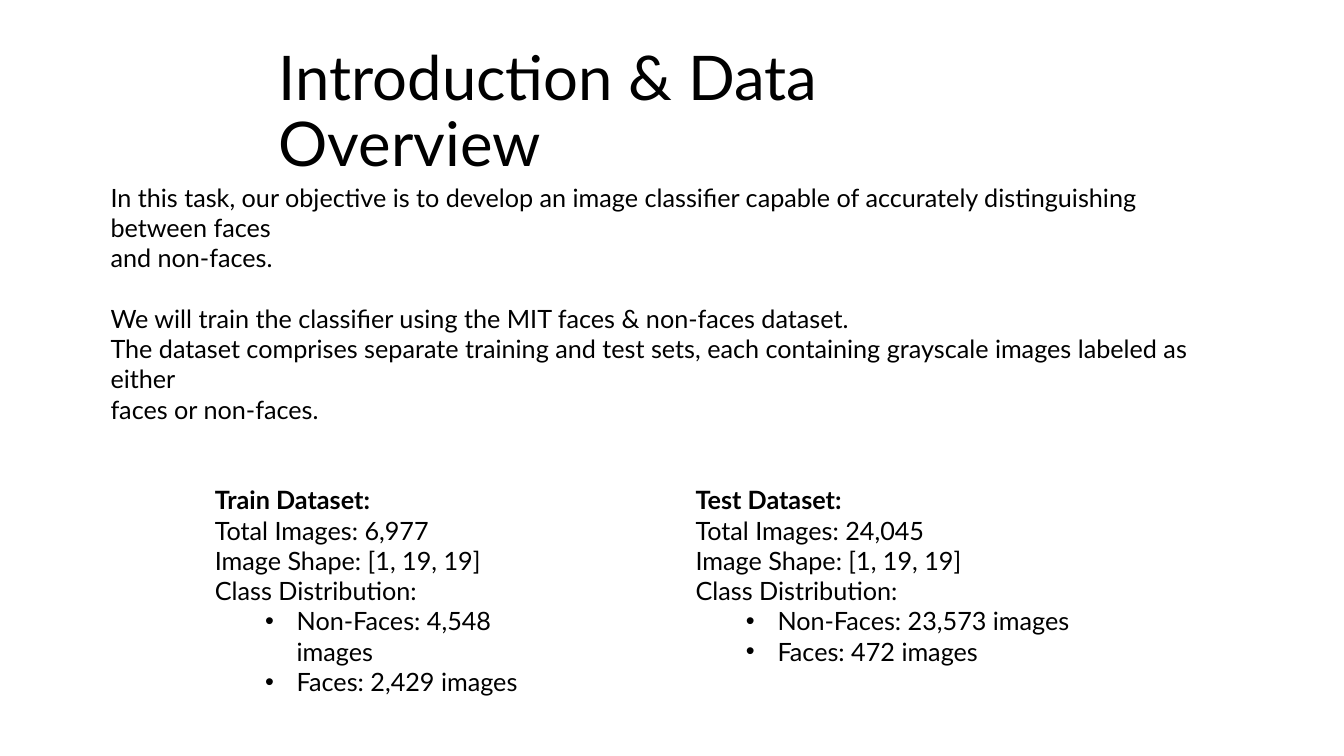
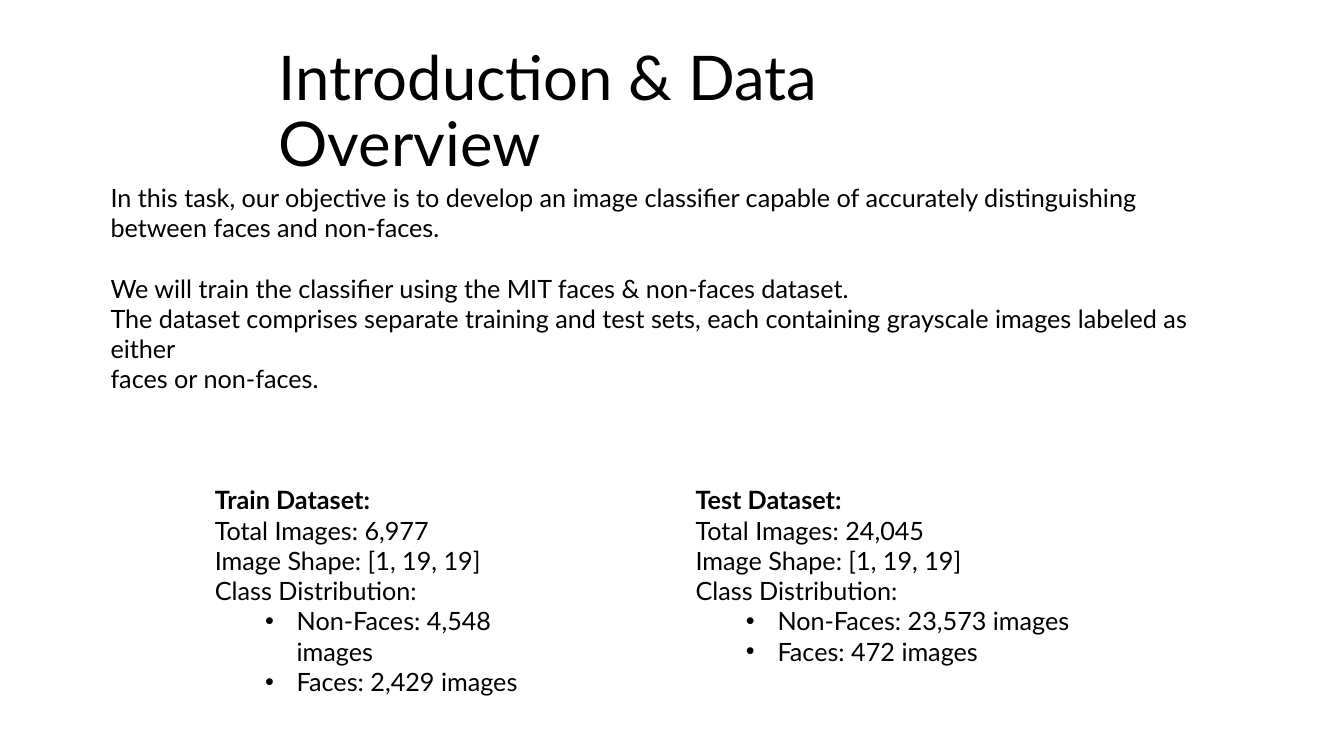
Before and after one commit to noatal345/Image_Classification_Task, a slide deck: slide 2 of results.pptx. Drawn at 1344x756 pixels with LibreOffice and Linux fonts; fonts in the diff are those of the drawing; background and template pictures are left out. Boxes give left, top, right and bottom in pixels: in the first picture for what was removed or moved away, otherwise in the second. Text is boxed around its words. In the diff, an @@ line names an element or a change of style, - is before the commit and + after.

```diff
--- a/results.pptx
+++ b/results.pptx
@@ text "In this task, our objective ..." rewrapped from [111,188,1186,389] to [111,188,1186,359] @@
```
Also in this commit, not shown: 1 other slide changed.
